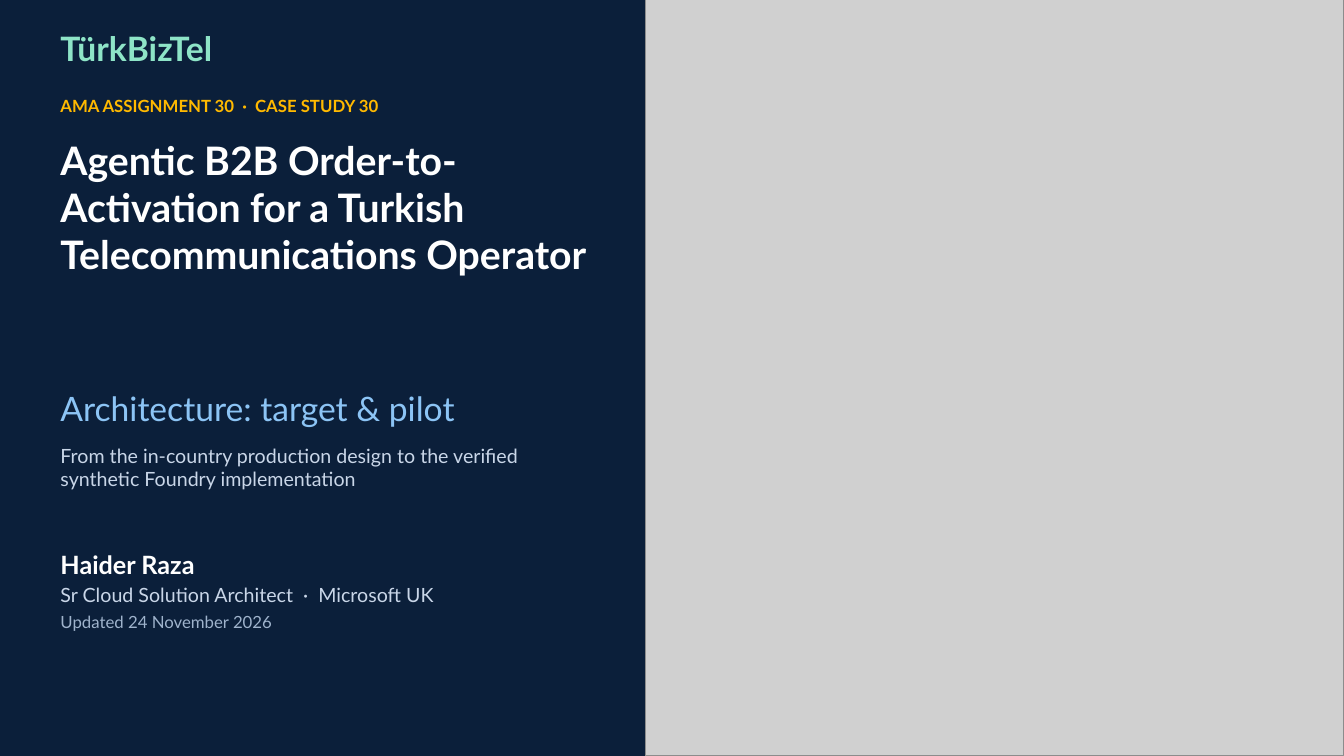
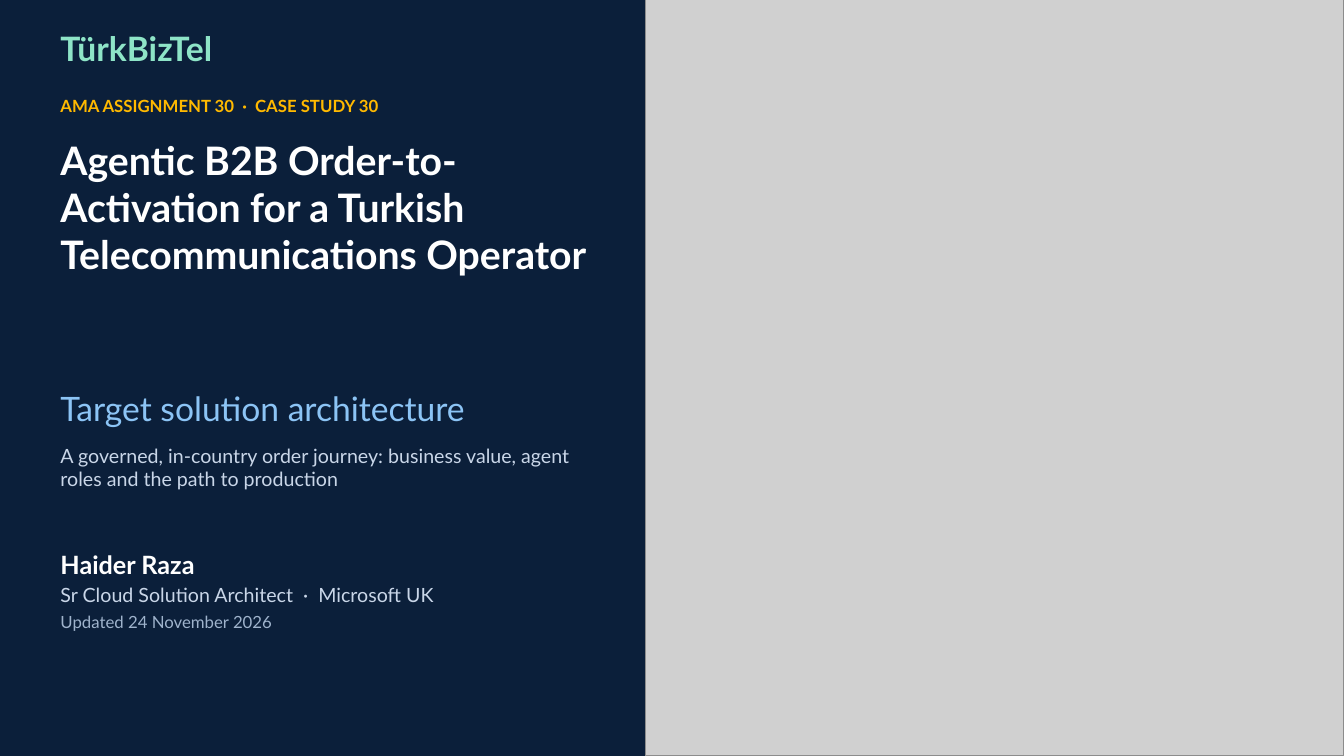
Before and after one commit to m-haider-raza/AMA-Telecom-Order-to-Activation, a slide deck: slide 1 of app/static/case-study/Agentic_Order_to_Activation_Architecture.pptx. Drawn at 1344x756 pixels with LibreOffice and Linux fonts; fonts in the diff are those of the drawing; grey boxes stand for pictures. Boxes give left, top, right and bottom in pixels: in the first picture for what was removed or moved away, otherwise in the second. Text is boxed around its words. In the diff, an @@ line names an element or a change of style, - is before the commit and + after.

```diff
--- a/app/static/case-study/Agentic_Order_to_Activation_Architecture.pptx
+++ b/app/static/case-study/Agentic_Order_to_Activation_Architecture.pptx
@@ text at (60,396,465,427): text changed @@
-Architecture: target & pilot
+Target solution architecture
@@ text at (60,448,569,490): text changed @@
-From the in-country production design to the verified synthetic Foundry implementation
+A governed, in-country order journey: business value, agent roles and the path to production
```
Also in this commit, not shown: 18 other slides changed, 1 slide removed, 50 other files.
